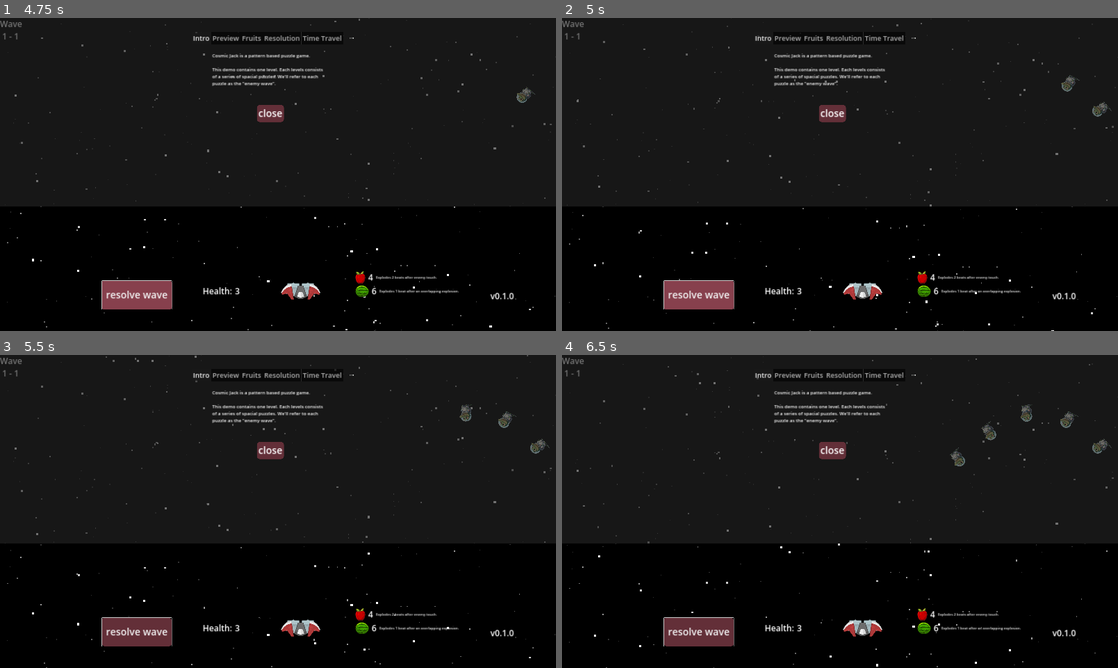
Above: before the commit, frames 1-4 (two rows, left to right).
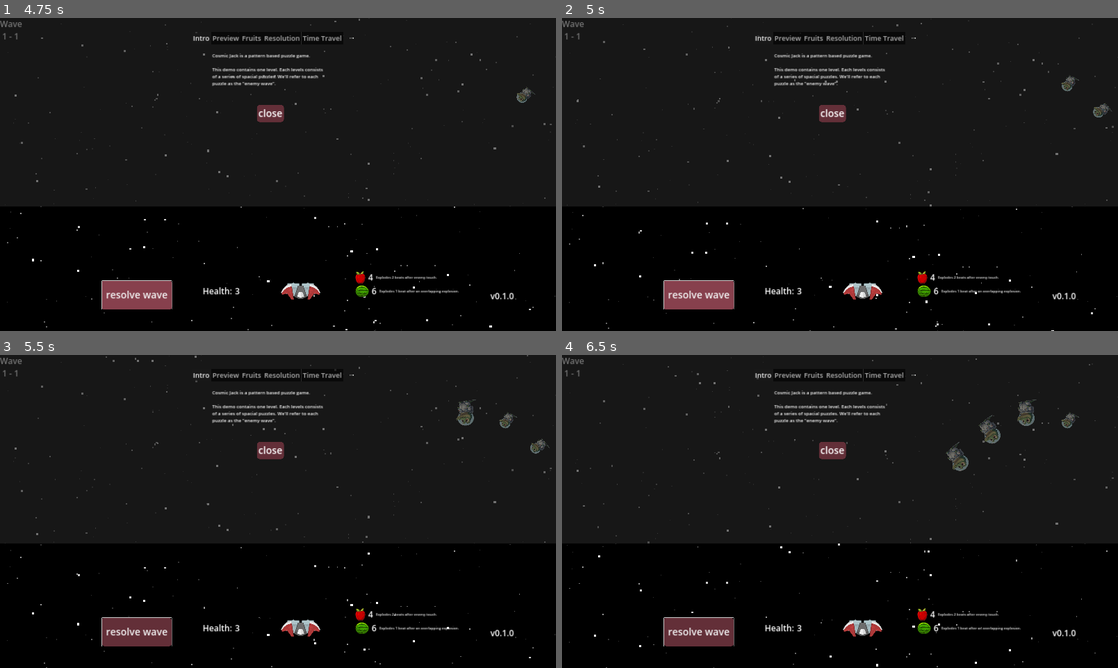
Above: after the commit, the same moments.

Repository: moby-it/cosmic-jack
Game: Godot game, scene res://main.tscn
Same seed, same stepped clock (60 frames per second), same inputs: the game is played once before the commit and once after it.
Inputs (mouse positions are in pixels of both pictures, inside the frame that each line leads up to):
- Up to frame 1 (4.75 s): tap Enter at 0.5 s; move the mouse to (400, 158) at 0.52 s; hold Up (ui_up) 0.53-1.25 s; tap O at 0.6 s; click (400, 158) at 0.67 s; click (278, 221) at 1.25 s; click "info" at 2 s; click (278, 221) at 2.75 s; click "start" at 3.5 s; click "resolve wave" at 4.25 s
- Up to frame 2 (5 s): no input
- Up to frame 3 (5.5 s): drag from (166, 527) to (505, 420) at 5.02 s
- Up to frame 4 (6.5 s): move the mouse to (895, 442) at 5.77 s; hold Up (ui_up) from 5.78 s (still down); tap Shift at 5.85 s; click (895, 442) at 5.92 s

Frame 1 is identical in both runs. In frame 2, less than 0.1% of the frame differs, in the area x 89-99%, y 18-32%; in frame 3, 0.2%; in frame 4, 0.6%, in the area x 69-99%, y 14-38%.

Commit message:
animations in sync with bpm

Diff:
--- a/enemies/croc/croc.gd
+++ b/enemies/croc/croc.gd
@@ -14,17 +14,10 @@
 		disable_collision()
 
 func create_animation():
-	var animation = Animation.new()
-	animation.resource_name = "scale"
-	var track_index = animation.add_track(Animation.TYPE_VALUE)
-	animation.track_set_path(track_index, "Sprite2D:scale")
-	animation.track_insert_key(track_index, 0.0, 0.5)
-	animation.track_insert_key(track_index, BpmManager.seconds_per_beat, 0.7)
-	animation.track_insert_key(track_index,  BpmManager.seconds_per_beat * 2, 0.5)
-	animation.loop_mode = Animation.LOOP_LINEAR
-	animation.length = BpmManager.seconds_per_beat * 2
-	animation_player.add_animation_library("", animation)
-	animation_player.queue("scale")
+	var tween := self.create_tween().set_loops()
+	tween.tween_property(self, "scale", Vector2(1.5, 1.5), BpmManager.seconds_per_beat * 2).set_trans(Tween.TRANS_SPRING).set_delay(BpmManager.time_to_next_beat)
+	tween.tween_property(self, "scale", Vector2(1, 1), BpmManager.seconds_per_beat * 2).set_trans(Tween.TRANS_SPRING).set_delay(BpmManager.time_to_next_beat)
+	tween.bind_node(self)
 
 func disable_collision():
 		sprite.modulate.a = 0.5
--- a/enemies/croc/croc.tscn
+++ b/enemies/croc/croc.tscn
@@ -9,64 +9,13 @@
 
 [sub_resource type="Animation" id="Animation_16vpe"]
 length = 0.001
-tracks/0/type = "value"
-tracks/0/imported = false
-tracks/0/enabled = true
-tracks/0/path = NodePath("Sprite2D:scale")
-tracks/0/interp = 1
-tracks/0/loop_wrap = true
-tracks/0/keys = {
-"times": PackedFloat32Array(0),
-"transitions": PackedFloat32Array(1),
-"update": 0,
-"values": [Vector2(0.5, 0.5)]
-}
-tracks/1/type = "value"
-tracks/1/imported = false
-tracks/1/enabled = true
-tracks/1/path = NodePath("Area2D/CollisionShape2D:scale")
-tracks/1/interp = 1
-tracks/1/loop_wrap = true
-tracks/1/keys = {
-"times": PackedFloat32Array(0),
-"transitions": PackedFloat32Array(1),
-"update": 0,
-"values": [Vector2(1, 1)]
-}
-
-[sub_resource type="Animation" id="Animation_8oyll"]
-resource_name = "scale_1"
-length = 2.0
-tracks/0/type = "value"
-tracks/0/imported = false
-tracks/0/enabled = true
-tracks/0/path = NodePath("Sprite2D:scale")
-tracks/0/interp = 1
-tracks/0/loop_wrap = true
-tracks/0/keys = {
-"times": PackedFloat32Array(0, 1, 2),
-"transitions": PackedFloat32Array(1, 1, 1),
-"update": 0,
-"values": [Vector2(0.5, 0.5), Vector2(0.7, 0.7), Vector2(0.5, 0.5)]
-}
-tracks/1/type = "value"
-tracks/1/imported = false
-tracks/1/enabled = true
-tracks/1/path = NodePath("Area2D/CollisionShape2D:scale")
-tracks/1/interp = 1
-tracks/1/loop_wrap = true
-tracks/1/keys = {
-"times": PackedFloat32Array(0, 1, 2),
-"transitions": PackedFloat32Array(1, 1, 1),
-"update": 0,
-"values": [Vector2(1, 1), Vector2(1.3, 1.3), Vector2(1, 1)]
-}
 
 [sub_resource type="AnimationLibrary" id="AnimationLibrary_s0505"]
 _data = {
-"RESET": SubResource("Animation_16vpe"),
-"scale_1": SubResource("Animation_8oyll")
+"RESET": SubResource("Animation_16vpe")
 }
+
+[sub_resource type="AnimationLibrary" id="AnimationLibrary_mm7kt"]
 
 [node name="Enemy" type="Node2D" groups=["enemies"]]
 script = ExtResource("1_82s2i")
@@ -85,5 +34,6 @@
 
 [node name="Animation" type="AnimationPlayer" parent="."]
 libraries = {
-"": SubResource("AnimationLibrary_s0505")
+"": SubResource("AnimationLibrary_s0505"),
+"enemies": SubResource("AnimationLibrary_mm7kt")
 }
--- a/fruits/explosive.gd
+++ b/fruits/explosive.gd
@@ -10,13 +10,12 @@
 var timer: Timer
 
 func draw_explosive_radius(node: Node2D) -> void:
-	_add_area(node, radius)
+	_add_explosive_radius(node, radius)
 	node.draw_circle(node.get_node("Sprite2D").position, radius, border_color, false, border_width)
-	node.queue_redraw()
 
 func start_explosion_timer(node: Node2D) -> void:
 	# delay is always in sync with bpm
-	var delay = detonation_delay * BpmManager.seconds_per_beat
+	var delay = (detonation_delay * BpmManager.seconds_per_beat) + BpmManager.time_to_next_beat
 	var timer_line: Node2D = load("res://fruits/timer_line.tscn").instantiate()
 	timer_line.duration = delay
 	timer_line.timeout.connect(explode.bind(node))
@@ -25,7 +24,7 @@
 	node.add_child(timer_line)
 	timer.start()
 
-func _add_area(node: Node2D, r: float):
+func _add_explosive_radius(node: Node2D, r: float):
 	var area: Area2D = Area2D.new()
 	area.name = "ExplosiveRadius"
 	area.set_collision_layer_value(1, true)
--- a/levels/level.gd
+++ b/levels/level.gd
@@ -12,7 +12,8 @@
 }
 
 var round_status = ROUND_STATUS.PREVIEW
-
+# used for pausing
+var audio_position = 0.0
 func resolving():
 	return round_status == ROUND_STATUS.RESOLVING
 
@@ -24,7 +25,7 @@
 @onready var waves_container = $WavesContainer
 @onready var health_count = $Health/HBoxContainer/Count
 @onready var wave_no = $WaveNo
-@onready var wave_audio = $WaveAudio
+@onready var wave_audio: AudioStreamPlayer = $WaveAudio
 
 var beat_fns = []
 
@@ -82,16 +83,17 @@
 	create_wave(true)
 
 func _input(event: InputEvent) -> void:
-	var menu = self.get_node("Menu")
 	if event.is_action_pressed("Menu"):
-		if not is_instance_valid(menu):
+		var menu = self.get_node_or_null("Menu")
+		if is_instance_valid(menu):
+			menu.closed.emit()
+		else:
+			# add menu
 			menu = load("res://menu/in_game_menu.tscn").instantiate()
 			menu.name = "Menu"
 			menu.closed.connect(resume_movement)
 			stop_movement()
 			self.add_child(menu)
-		else:
-			self.get_node("Menu").closed.emit()
 	if not play_area.get_rect().has_point(get_global_mouse_position()):
 		return
 	if Input.is_key_pressed(KEY_CTRL) and is_instance_valid(active_fruit):
@@ -173,12 +175,11 @@
 	print("create wave %s, preview %s" % [curr_wave_idx, preview])
 	var wave = curr_wave()
 	round_status = ROUND_STATUS.PREVIEW if preview else ROUND_STATUS.RESOLVING
-	$WaveAudio.stream = load(wave.audio_track)
+	wave_audio.stream = load(wave.audio_track)
 	BpmManager.bpm = wave.bpm
 	print("wave bpm %s" % wave.bpm)
-	BpmManager.time_begin = Time.get_ticks_usec()
-	BpmManager.time_delay = AudioServer.get_time_to_next_mix() + AudioServer.get_output_latency()
 	BpmManager.seconds_per_beat = 60.0 / wave.bpm
+	wave_audio.play()
 
 	for c in wave.convoys:
 		var river_node = c.river.instantiate()
@@ -187,7 +188,6 @@
 		beat_fns.push_back(beat_fn)
 		BpmManager.on_beat.connect(beat_fn)
 		waves_container.add_child(river_node)
-	$WaveAudio.play()
 
 func add_enemy(convoy: Convoy, path: Path2D, preview: bool):
 	if path.get_child_count() == convoy.count:
@@ -230,6 +230,9 @@
 	self.add_child(menu)
 
 func stop_movement():
+	audio_position = wave_audio.get_playback_position()
+	wave_audio.stop()
+	BpmManager.bpm = 0
 	var paths = get_tree().get_nodes_in_group("paths")
 	for p in paths:
 		for pf in p.get_children():
@@ -242,6 +245,9 @@
 		for pf in p.get_children():
 			if pf is PathFollow2D:
 				pf.paused = false
+	wave_audio.play(audio_position)
+	audio_position = 0.0
+	BpmManager.bpm = curr_wave().bpm
 
 func clear_wave():
 	for c in waves_container.get_children():
--- a/menu/welcome.gd
+++ b/menu/welcome.gd
@@ -1,6 +1,4 @@
 extends Node2D
-
-@onready var close = $ColorRect/next
 
 func _on_content_meta_clicked(meta: Variant) -> void:
 	OS.shell_open(meta)
--- a/project.godot
+++ b/project.godot
@@ -28,7 +28,6 @@
 
 window/size/viewport_width=3840
 window/size/viewport_height=2160
-window/size/mode=2
 window/stretch/mode="canvas_items"
 
 [editor_plugins]
--- a/singletons/bpm_manager.gd
+++ b/singletons/bpm_manager.gd
@@ -2,29 +2,30 @@
 
 var beat = 0
 var bpm: int
-var time_begin: int
-var time_delay: int
+var time_accumulator := 0.0
+
 var next_beat_time = 0.0
 var seconds_per_beat: float
-
+var time_to_next_beat = 0.0
 signal on_beat
 
 # Called every frame. 'delta' is the elapsed time since the previous frame.
 func _process(delta: float) -> void:
 	if not bpm:
 		return
-	var time = (Time.get_ticks_usec() - time_begin) / 1000000.0
-	time -= time_delay
-	if time >= next_beat_time:
+	time_accumulator += delta
+	time_to_next_beat -= delta
+	if time_accumulator >= next_beat_time:
+		time_to_next_beat = seconds_per_beat
 		on_beat.emit(beat)
 		next_beat_time += seconds_per_beat
 		beat += 1
 		print("on beat %s" % beat)
+		print(Time.get_ticks_msec())
 
 func reset():
 	bpm = 0
-	time_begin = 0
-	time_delay = 0
+	time_accumulator = AudioServer.get_output_latency()
 	next_beat_time = 0.0
 	seconds_per_beat = 0.0
 	beat = 0
--- a/waves/convoys/mirror.cnv.tres
+++ b/waves/convoys/mirror.cnv.tres
@@ -7,6 +7,6 @@
 [resource]
 script = ExtResource("3_vtyx4")
 duration = 18
-count = 7
+count = 6
 river = ExtResource("2_dkfo4")
 enemy = ExtResource("1_ebveq")
--- a/waves/convoys/starters.cnv.tres
+++ b/waves/convoys/starters.cnv.tres
@@ -7,6 +7,6 @@
 [resource]
 script = ExtResource("3_nle1a")
 duration = 16
-count = 5
+count = 4
 river = ExtResource("2_wuvxp")
 enemy = ExtResource("1_728rq")
--- a/waves/rivers/_river.gd
+++ b/waves/rivers/_river.gd
@@ -1,5 +1,6 @@
 extends PathFollow2D
 
+## in beats
 @export var duration = 12  # Duration in beats
 var paused = false
 signal enemy_passed
Not shown, changed: devlogs.md
